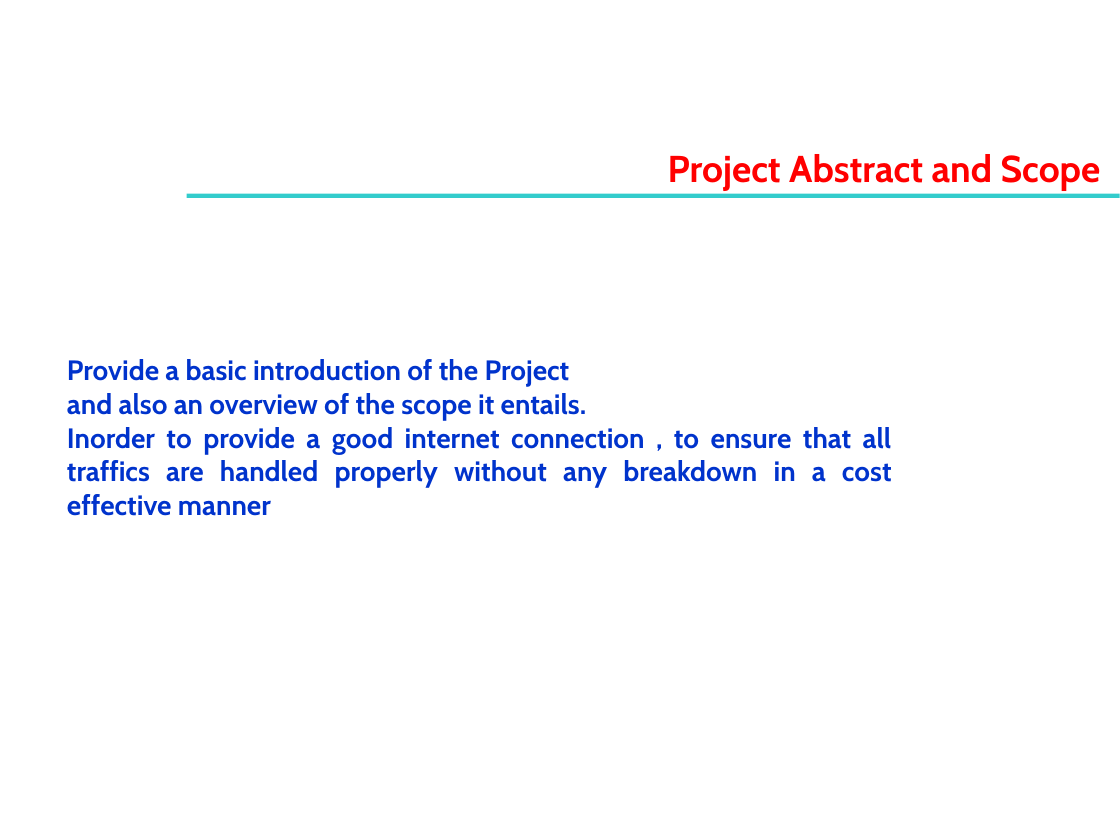
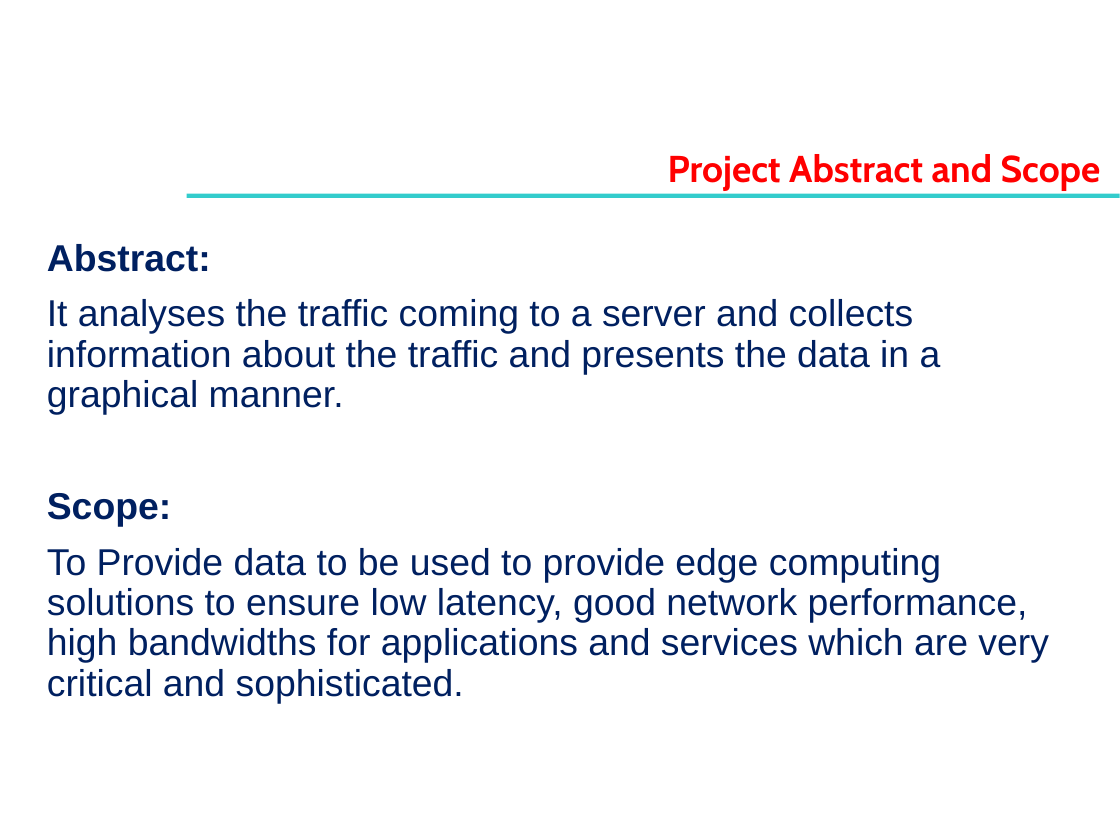
Before and after one commit to QuantumBoy-729/Wireshark-Diagnostics, a slide deck: slide 2 of Special Topic - Mini-Review 2 - Project Progress - Aug - Dec 2020 (2).pptx. Drawn at 1120x840 pixels with LibreOffice and Linux fonts; fonts in the diff are those of the drawing; background and template pictures are left out. Boxes give left, top, right and bottom in pixels: in the first picture for what was removed or moved away, otherwise in the second. Text is boxed around its words. In the diff, an @@ line names an element or a change of style, - is before the commit and + after.

```diff
--- a/Special Topic - Mini-Review 2 - Project Progress - Aug - Dec 2020 (2).pptx
+++ b/Special Topic - Mini-Review 2 - Project Progress - Aug - Dec 2020 (2).pptx
@@ text added at (47,244,1049,703), 24 pt, text #002060 @@
+Abstract:
+It analyses the traffic coming to a server and collects information about the traffic and presents the data in a graphical manner.
+Scope:
+To Provide data to be used to provide edge computing solutions to ensure low latency, good network performance, high bandwidths for applications and services which are very critical and sophisticated.
@@ text removed at (67,359,892,516) @@
-Provide a basic introduction of the Project
-and also an overview of the scope it entails.
-Inorder to provide a good internet connection , to ensure that all traffics are handled properly without any breakdown in a cost effective manner
```
Also in this commit, not shown: 5 other slides changed, 2 slides added, 2 slides removed.
